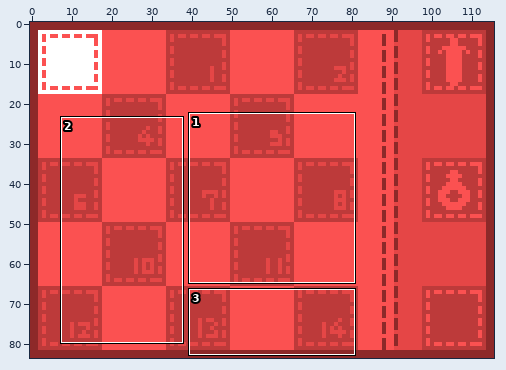
One commit to this pixel-art file: assets/graphics/gui/inventory_animation.aseprite. The picture above shows the old version from afar; the outline marks the close-up.
Close-up. As it was:
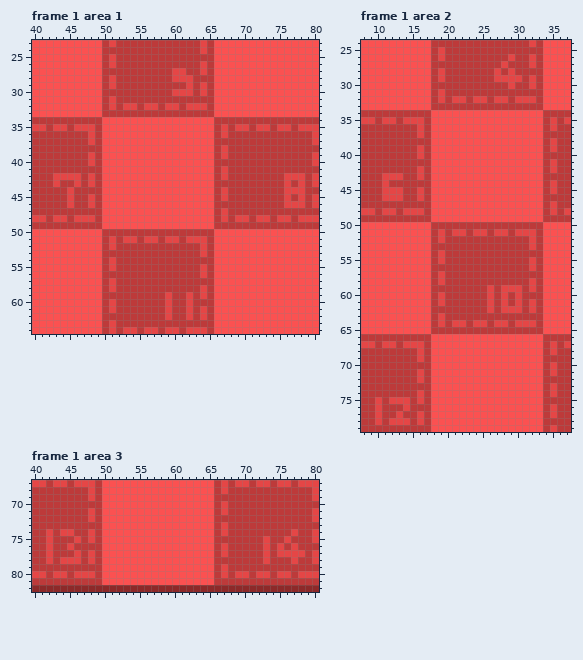
116x84 pixels, 30 frames. Shown: frame 1 area 1: x 40..80, y 23..64; frame 1 area 2: x 8..37, y 24..79; frame 1 area 3: x 40..80, y 67..82. The commit also changed other frames or places, which this record leaves out.
After the commit:
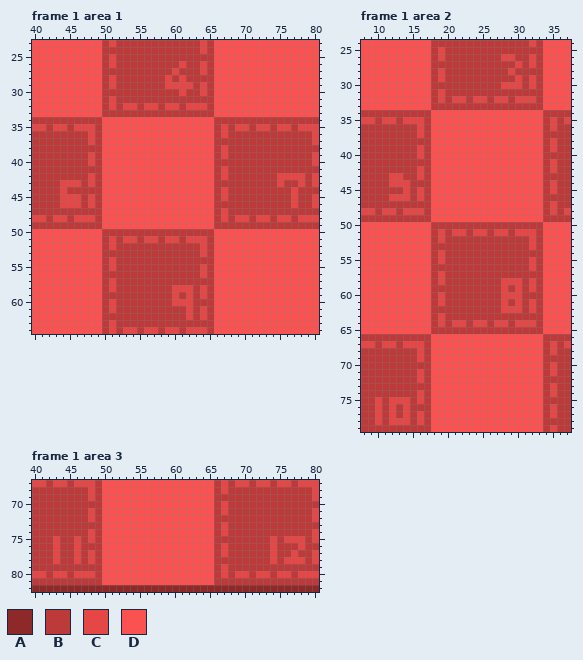
Palette (. is transparent): A #8d2929  B #bd3a3a  C #e54646  D #fb5151
From old to new:
layer "base" added
layer "fill" removed
layer "slots" removed
layer "slot numbers" removed
Changed rows in their new state; - is an unchanged pixel.
Frame 1 area 1, layer "base":
first column x 59:
26 --C-
27 --B-
28 CB-B
29 CCC-
30 -B-B
first column x 43:
42 BBBB----------------------------C---
43 BCC-----------------------------CB--
44 -CB------------------------------B-B
45 -C-C-----------------------------BCB
46 -C-C-----------------------------B-B
first column x 59:
58 -CCC
59 BC--
60 BCC-
61 B---
62 B---
Frame 1 area 2, layer "base":
first column x 27:
26 -C--
27 -B-C
28 B---
29 BBB-
30 -C-C
first column x 11:
43 B---
44 BCCC
45 BBBC
46 B--C
first column x 26:
58 --CCC
59 B--B-
60 B--C-
61 B----
62 B----
first column x 12:
76 C--
77 CBC
Frame 1 area 3, layer "base":
first column x 42:
74 B-BB-------------------------------B-
75 BC-----------------------------BC--CC
76 BC-BC--------------------------BCB-BC
77 BC-----------------------------BCBB-B
78 BCBB---------------------------BC-C-C
